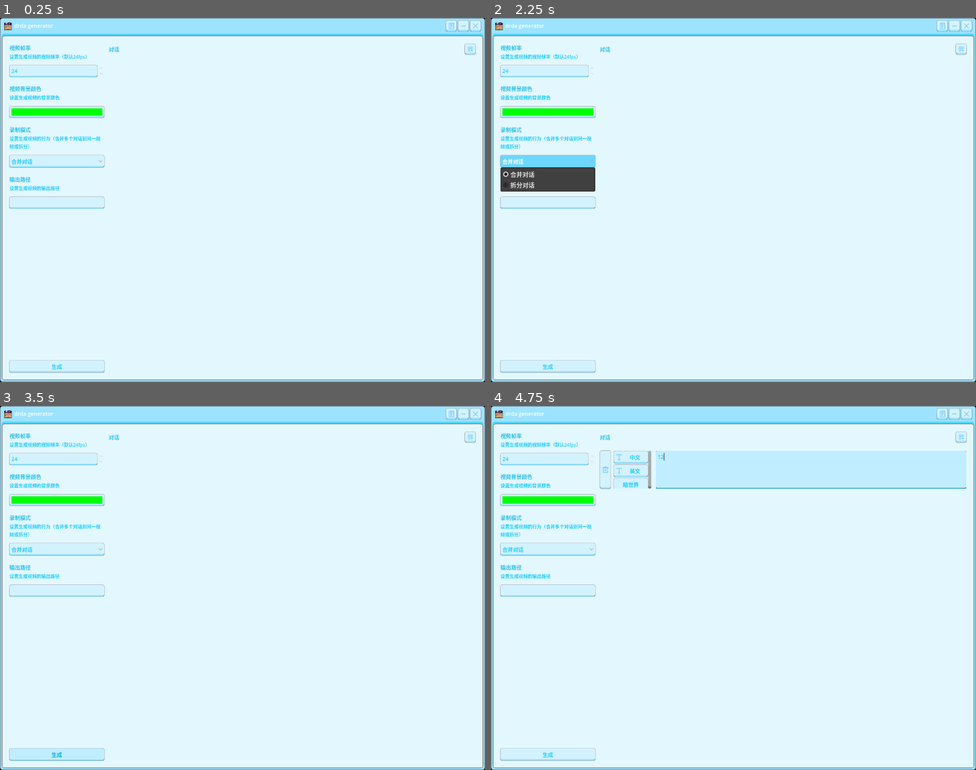
Above: before the commit, frames 1-4 (two rows, left to right).
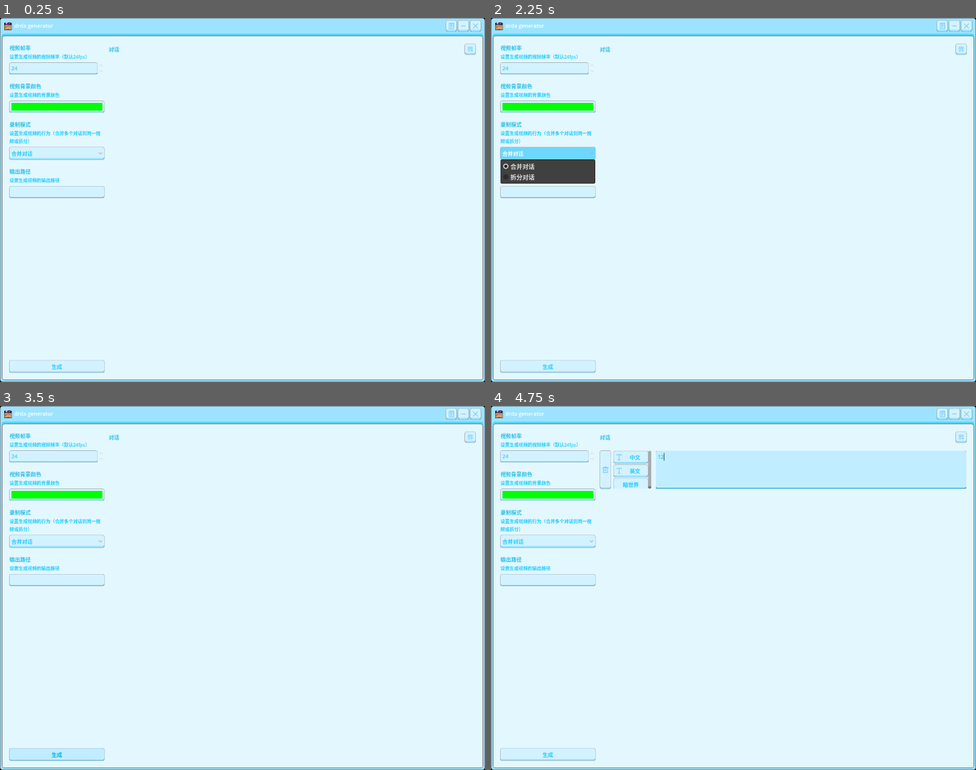
Above: after the commit, the same moments.

Repository: PastelPigeon/drda_generator
Game: Godot game, scene res://ui/ui_mode/ui_mode.tscn
Same seed, same stepped clock (60 frames per second), same inputs: the game is played once before the commit and once after it. This scene is started directly instead of the project's main scene.
Inputs (mouse positions are in pixels of both pictures, inside the frame that each line leads up to):
- Up to frame 1 (0.25 s): no input
- Up to frame 2 (2.25 s): click (942, 25) at 0.5 s; click (956, 25) at 1.25 s; click "合并对话" at 2 s
- Up to frame 3 (3.5 s): click "生成" at 2.75 s
- Up to frame 4 (4.75 s): click (961, 438) at 3.5 s; click (811, 471) at 4.27 s; type "12" at 4.35 s

The runs differ from the first frame. In frame 1, 2.5% of the frame differs, in the area x 1-22%, y 12-53%; in frame 2, 3.3%; in frame 3, 2.5%; in frame 4, 2.5%.

Commit message:
调整控件间距

Diff:
--- a/ui/ui_mode/ui_mode.tscn
+++ b/ui/ui_mode/ui_mode.tscn
@@ -66,7 +66,7 @@
 
 [node name="MarginContainer" type="MarginContainer" parent="Window/VSplitContainer/MarginContainer/WindowContent/MarginContainer/HSplitContainer/Left/Options/Fps"]
 layout_mode = 2
-theme_override_constants/margin_top = 10
+theme_override_constants/margin_top = 3
 
 [node name="FpsInput" type="SpinBox" parent="Window/VSplitContainer/MarginContainer/WindowContent/MarginContainer/HSplitContainer/Left/Options/Fps/MarginContainer"]
 unique_name_in_owner = true
@@ -90,7 +90,7 @@
 
 [node name="MarginContainer" type="MarginContainer" parent="Window/VSplitContainer/MarginContainer/WindowContent/MarginContainer/HSplitContainer/Left/Options/Background"]
 layout_mode = 2
-theme_override_constants/margin_top = 10
+theme_override_constants/margin_top = 3
 
 [node name="BackgroundInput" type="ColorPickerButton" parent="Window/VSplitContainer/MarginContainer/WindowContent/MarginContainer/HSplitContainer/Left/Options/Background/MarginContainer"]
 unique_name_in_owner = true
@@ -114,7 +114,7 @@
 
 [node name="MarginContainer" type="MarginContainer" parent="Window/VSplitContainer/MarginContainer/WindowContent/MarginContainer/HSplitContainer/Left/Options/RecordingMode"]
 layout_mode = 2
-theme_override_constants/margin_top = 10
+theme_override_constants/margin_top = 3
 
 [node name="RecordingModeInput" type="OptionButton" parent="Window/VSplitContainer/MarginContainer/WindowContent/MarginContainer/HSplitContainer/Left/Options/RecordingMode/MarginContainer"]
 unique_name_in_owner = true
@@ -141,7 +141,7 @@
 
 [node name="MarginContainer" type="MarginContainer" parent="Window/VSplitContainer/MarginContainer/WindowContent/MarginContainer/HSplitContainer/Left/Options/RecordingsOutputDir"]
 layout_mode = 2
-theme_override_constants/margin_top = 10
+theme_override_constants/margin_top = 3
 
 [node name="RecordingsOutputDirInput" type="LineEdit" parent="Window/VSplitContainer/MarginContainer/WindowContent/MarginContainer/HSplitContainer/Left/Options/RecordingsOutputDir/MarginContainer"]
 unique_name_in_owner = true
